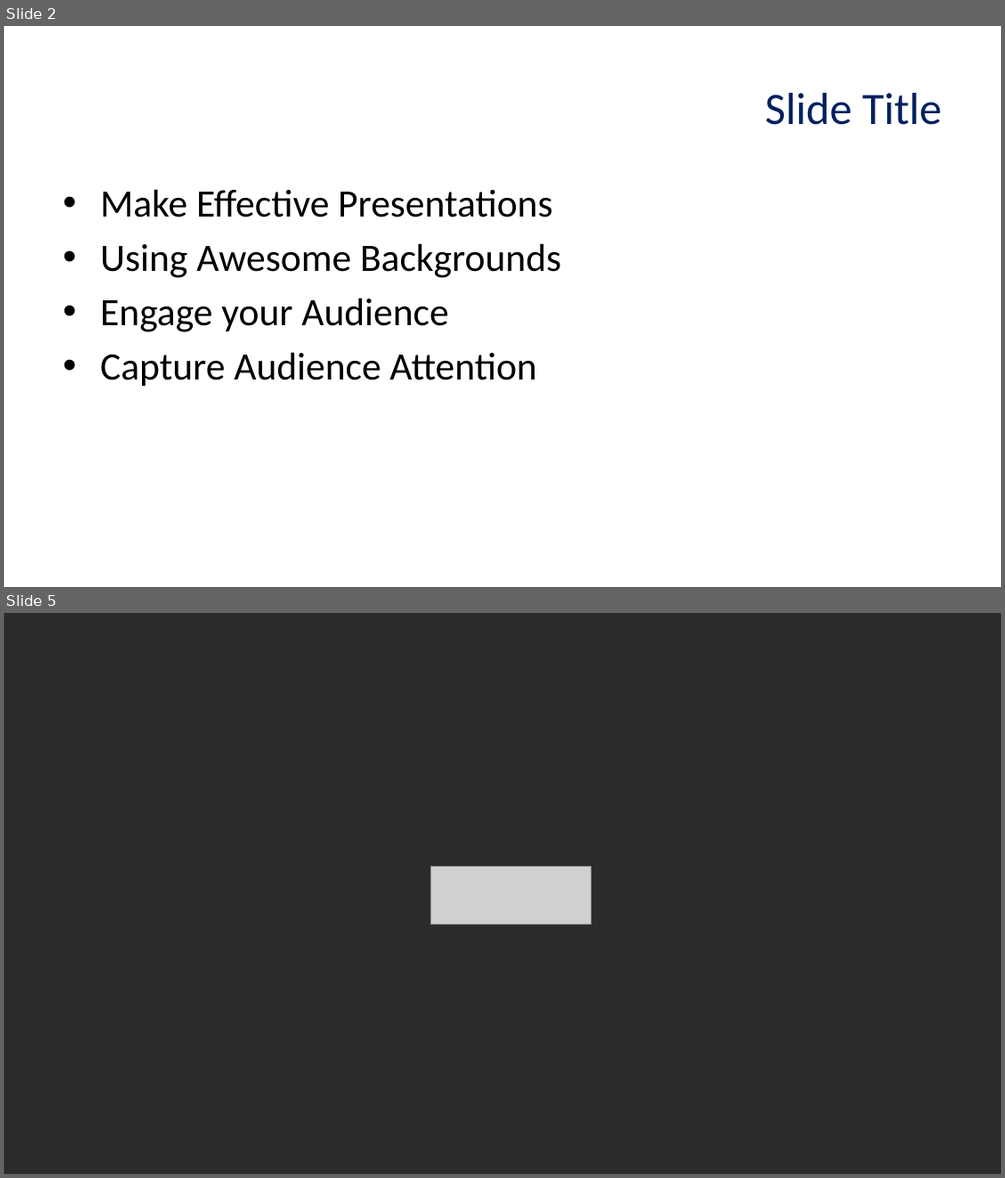
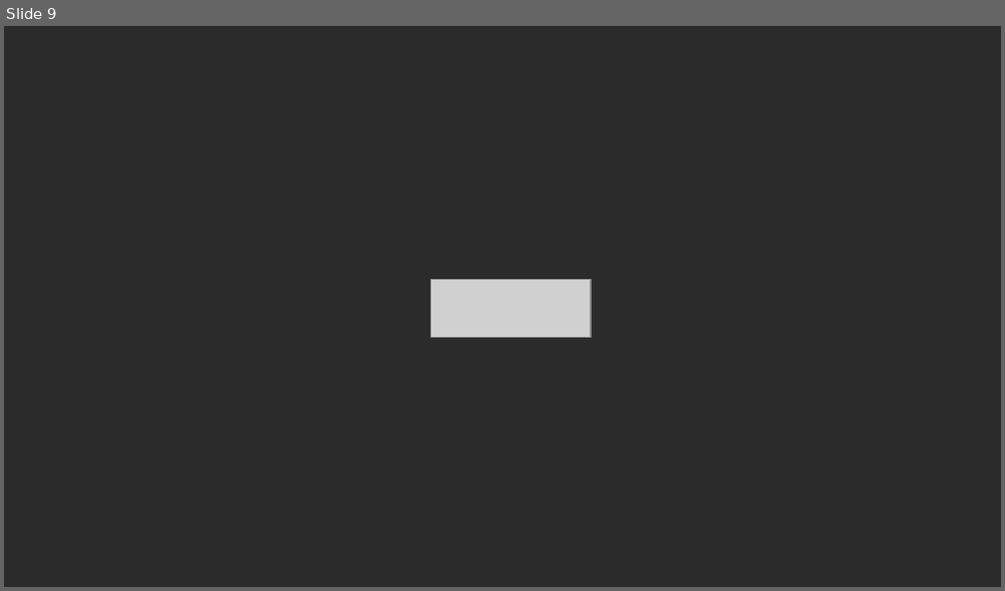
Before and after one commit to llealgt/Presentacion_UVG_Semana_de_a_tecnologia_2017, a slide deck: UVG_NLP_Presentation.pptx. Shown one above the other, each under a label of ours: slides 2 and 5 before the commit, slide 9 after it; the slides between them are not shown. The pictures are 1005x1178 and 1005x591 pixels, drawn with LibreOffice and Linux fonts; fonts in the diff are those of the drawing; grey boxes stand for pictures; background and template pictures are left out; a plain dark background stands for a picture behind light text. Boxes give left, top, right and bottom in pixels: in the first picture for what was removed or moved away, otherwise in the second. Text is boxed around its words. In the diff, an @@ line names an element or a change of style, - is before the commit and + after.

```diff
--- a/UVG_NLP_Presentation.pptx
+++ b/UVG_NLP_Presentation.pptx
@@ slide 2 removed at bbox=[4, 26, 1001, 587], background picture (left out) @@
@@ title removed at bbox=[765, 93, 942, 125] @@
-Slide Title
@@ text removed at bbox=[100, 189, 561, 386] @@
-• Make Effective Presentations
-• Using Awesome Backgrounds
-• Engage your Audience
-• Capture Audience Attention
@@ what was slide 5 is now slide 9 @@
```
Also in this commit, not shown: 1 slide changed, 7 slides added, 2 other slides removed, 1 other file.
